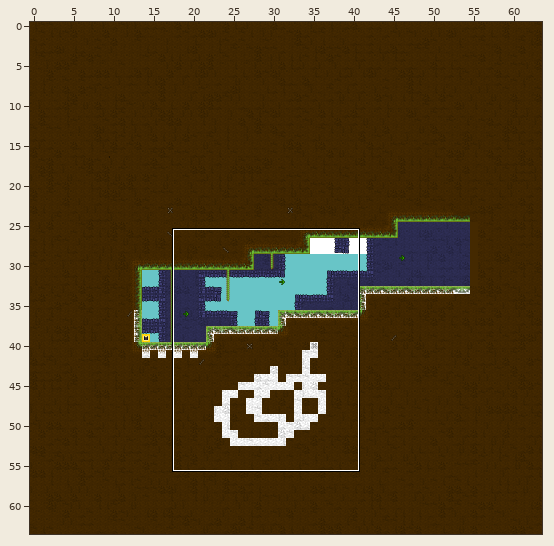
A Tiled map gets an edit: Resources/maps/level1/untitled.tmx. The first picture is a wide view before the edit; the outline marks the close-up.
Close-up. As it was:
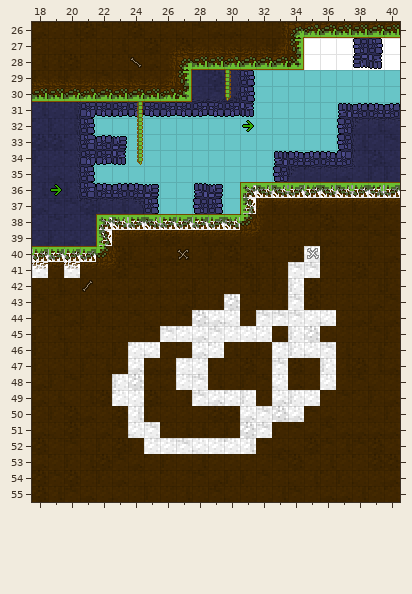
Cells are 16x16 px. Shown: x 18..40, y 26..55. The commit also changed other parts of the map, which this record leaves out.
After:
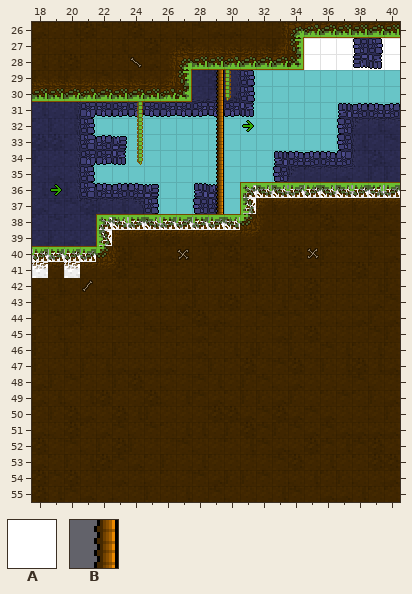
Key: from "atlas_001": A 2; from "atlas_002": B 65 turned 90.
_ is an empty cell.
Tiles replaced or removed in this view: A.
Tiles of an added or newly shown layer are drawn over the layers below it.
The edit:
Changed rows in their new state; . is an unchanged cell.
Layer "C_MapCollision":
first column x 23:
40 ............_.
41 ...........__.
42 ..........._..
43 ......._..._..
44 .....___._____
45 ..._______.__.
46 .__..__...____
47 ._..__...._.._
48 __..__...._.._
49 __...____.___.
50 ._......____..
51 .__.....__....
52 .._______.....
Layer "C_OneWayPlatform" (added):
first column x 29:
29 B
30 B
31 B
32 B
33 B
34 B
35 B
36 B
37 B
